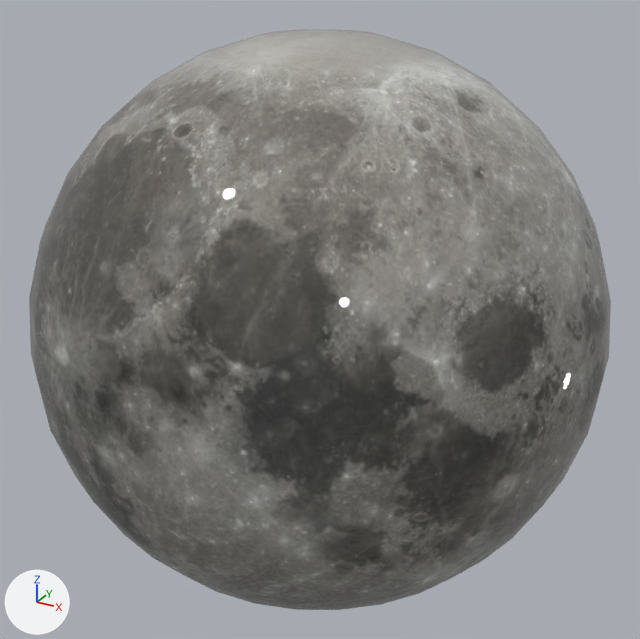
Two versions of the FBX model Editor/Content/Moon.fbx, one commit apart.
One viewpoint serves both versions: a 50 mm camera at (0.36, -0.654, 0.327) aimed at (0.0, 0.0, 0.0). The lights are fixed; the arrows at lower left show +X, +Y and +Z. The older version comes first. Where no turn or scale is listed for an object, it has been applied to the vertices.

Objects in the first picture: 'World'.
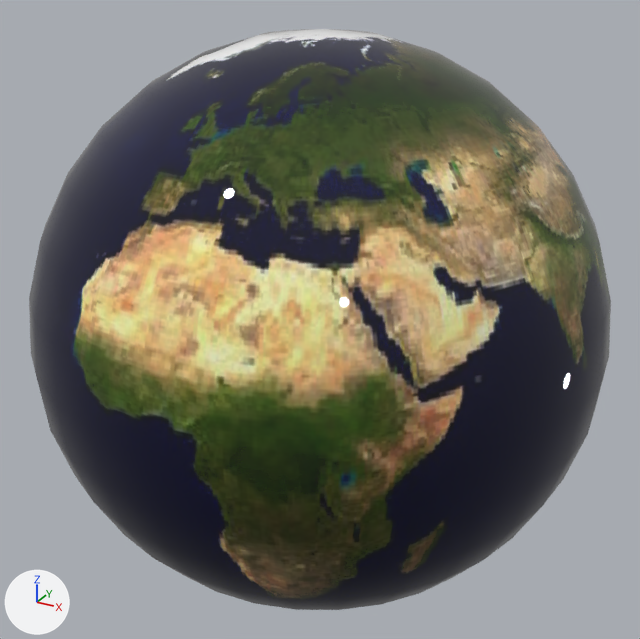
The newer file is also rescaled (x0.394) as a whole; pictures and numbers use the older file's frame.

Where the change shows, as pixel boxes (x1, y1, x2, y2) in the pictures (640 x 639 px):
'World', recoloured: (29, 29, 611, 610) in both

The change, as a diff of the scene's bpy script:
```diff
--- a/Editor/Content/Moon.fbx.py
+++ b/Editor/Content/Moon.fbx.py
@@ img_worlddiffuse_jpg @@
+img_worlddiffuse_jpg = load_image('WorldDiffuse.jpg', 'WorldDiffuse.jpg', 1024, 512, 'sRGB')
@@ mat_01___default @@
+mat_01___default = principled_material('01 - Default')
+mat_01___default.texture = img_worlddiffuse_jpg
+mat_01___default.roughness = 0.0
@@ me_mesh @@
 me_mesh.from_pydata(...)  # 482 vertices, 512 faces; spans x -0.254..0.254, y -0.254..0.254, z -0.254..0.254
-me_mesh.materials.append(mat_03___default)  # picture img_moondiffuse_jpg
+me_mesh.materials.append(mat_01___default)  # picture img_worlddiffuse_jpg
```
